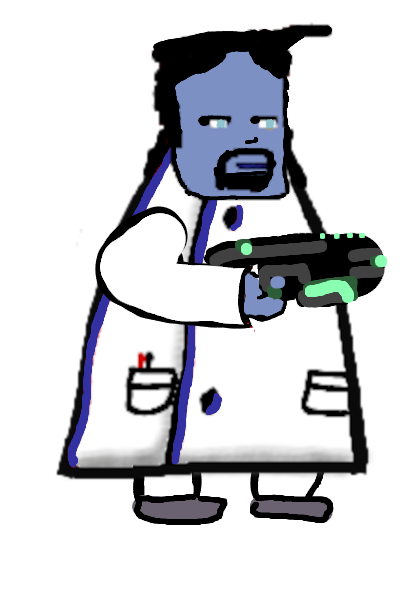
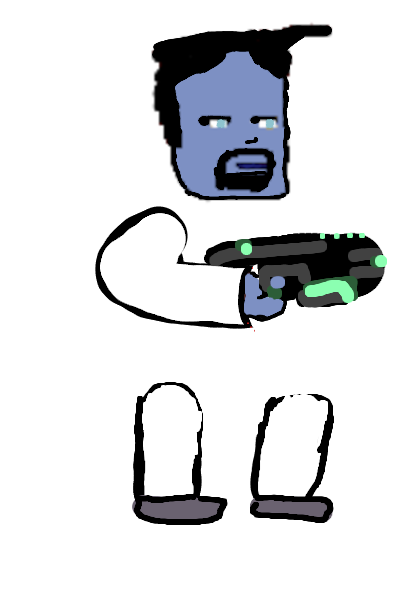
Two versions of the same layered image (400x600). Layer-by-layer changes:
painted on "Arm" over [152,27,332,200]
painted on "Head" over [152,27,332,200]
hid "Body", painted on it over [55,127,374,481]
painted on "Feet" over [134,382,334,459]
